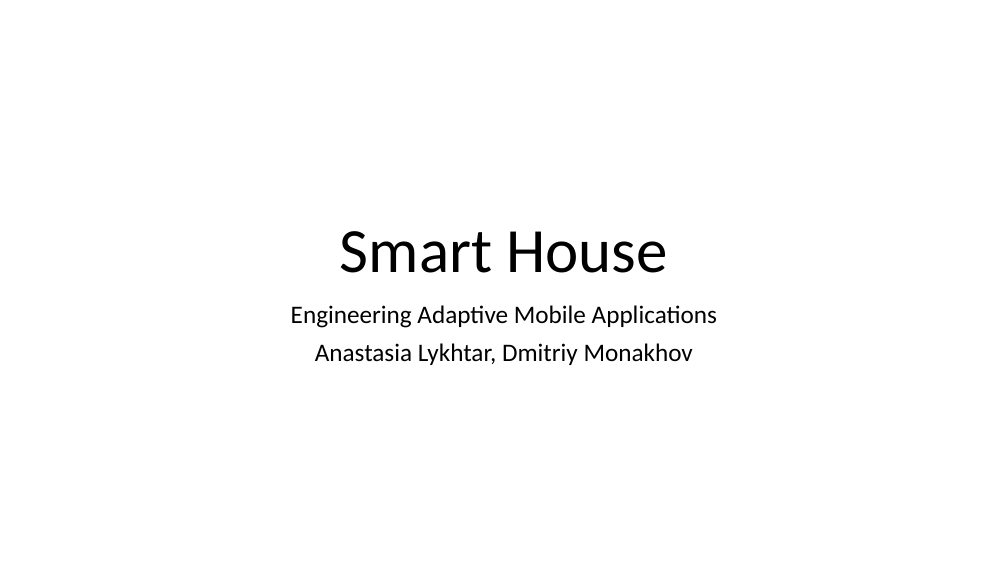
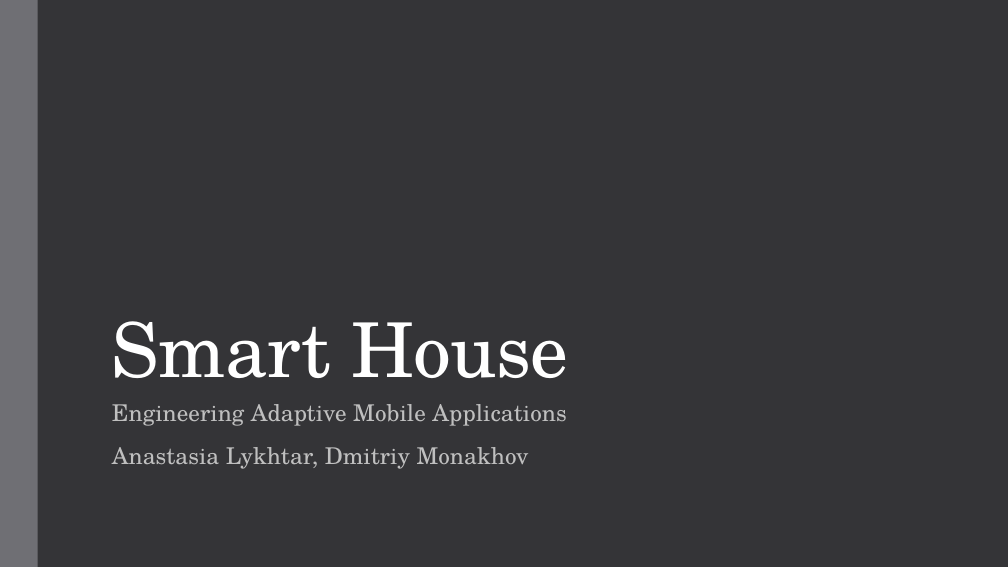
Before and after one commit to DmitryMI/EamaProject, a slide deck: slide 1 of Documentation/App idea.pptx. Drawn at 1008x567 pixels with LibreOffice and Linux fonts; fonts in the diff are those of the drawing. Boxes give left, top, right and bottom in pixels: in the first picture for what was removed or moved away, otherwise in the second. Text is boxed around its words. In the diff, an @@ line names an element or a change of style, - is before the commit and + after.

```diff
--- a/Documentation/App idea.pptx
+++ b/Documentation/App idea.pptx
@@ background #FFFFFF to #353537 @@
@@ rectangle added at box(0, 0, 38, 567), fill #6F6F74 @@
@@ title "Smart House": place and size @@
-title "Smart House" at box(340, 231, 667, 273)
+title "Smart House" at box(112, 321, 569, 378)
@@ title "Smart House" at box(112, 321, 569, 378): size 60 to 72 pt, font Calibri to TeX Gyre Schola, text colour #000000 to #FFFFFF, letter spacing 0 to -0.5 pt; alignment centre to left; line spacing 0.9 to 0.85 @@
@@ subtitle "Engineering Adaptive Mobile Applications": place and size @@
-subtitle "Engineering Adaptive Mobile Applications" at box(291, 305, 717, 365)
+subtitle "Engineering Adaptive Mobile Applications" at box(112, 404, 566, 469)
@@ subtitle "Engineering Adaptive Mobile Applications" at box(112, 404, 566, 469): size 24 to 22 pt, font Calibri to TeX Gyre Schola, text colour #000000 to #BFBFBF, letter spacing 0 to 0.1 pt; alignment centre to left; line spacing 0.9 to 0.95; more space between paragraphs @@
```
Also in this commit, not shown: 10 other slides changed, 4 slides added, 1 slide removed, 3 other files.
